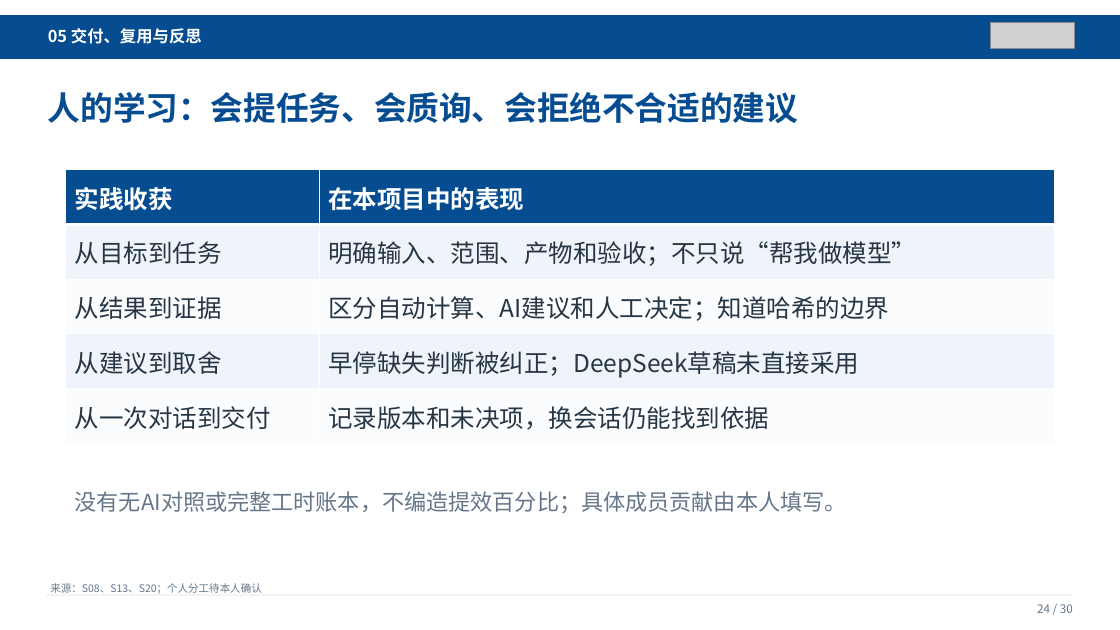
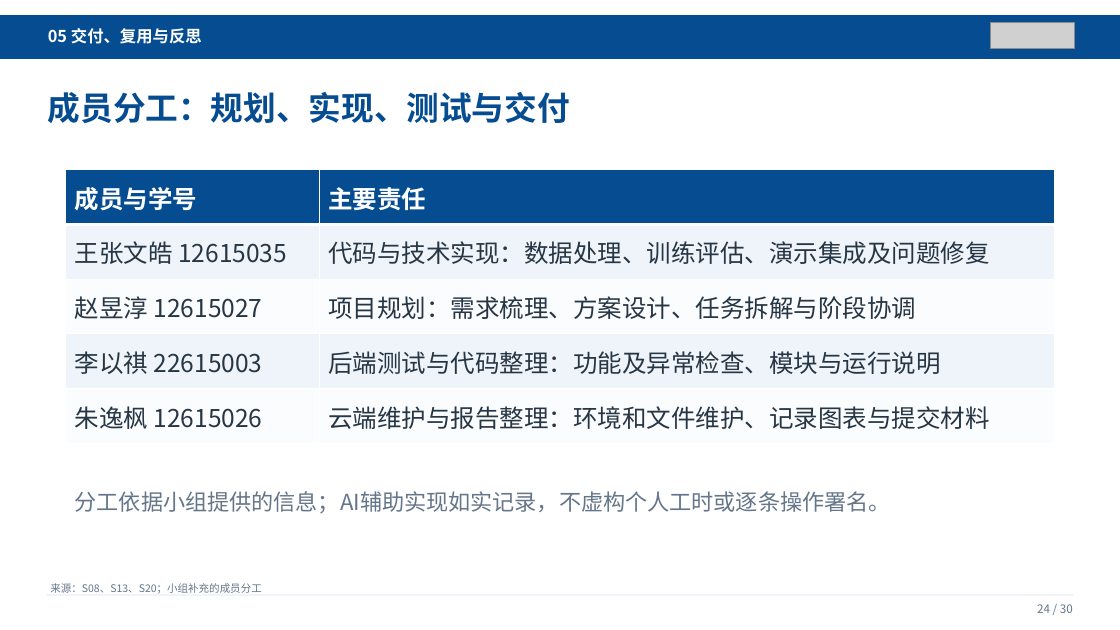
Before and after one commit to Wenhow1/pathmnist-ai-practice-submission, a slide deck: slide 24 of presentation/PathMNIST_AI工程实践汇报_教师提交版.pptx. Drawn at 1120x630 pixels with LibreOffice and Linux fonts; fonts in the diff are those of the drawing; grey boxes stand for pictures. Boxes give left, top, right and bottom in pixels: in the first picture for what was removed or moved away, otherwise in the second. Text is boxed around its words. In the diff, an @@ line names an element or a change of style, - is before the commit and + after.

```diff
--- a/presentation/PathMNIST_AI工程实践汇报_教师提交版.pptx
+++ b/presentation/PathMNIST_AI工程实践汇报_教师提交版.pptx
@@ text at box(48, 92, 570, 123): text changed @@
-人的学习：会提任务、会质询、会拒绝不合适的建议
+成员分工：规划、实现、测试与交付
@@ table at box(66, 170, 1055, 444) @@
-row 1, column 1: 实践收获
+row 1, column 1: 成员与学号
-row 1, column 2: 在本项目中的表现
+row 1, column 2: 主要责任
-row 2, column 1: 从目标到任务
+row 2, column 1: 王张文皓 12615035
-row 2, column 2: 明确输入、范围、产物和验收；不只说“帮我做模型”
+row 2, column 2: 代码与技术实现：数据处理、训练评估、演示集成及问题修复
-row 3, column 1: 从结果到证据
+row 3, column 1: 赵昱淳 12615027
-row 3, column 2: 区分自动计算、AI建议和人工决定；知道哈希的边界
+row 3, column 2: 项目规划：需求梳理、方案设计、任务拆解与阶段协调
-row 4, column 1: 从建议到取舍
+row 4, column 1: 李以祺 22615003
-row 4, column 2: 早停缺失判断被纠正；DeepSeek草稿未直接采用
+row 4, column 2: 后端测试与代码整理：功能及异常检查、模块与运行说明
-row 5, column 1: 从一次对话到交付
+row 5, column 1: 朱逸枫 12615026
-row 5, column 2: 记录版本和未决项，换会话仍能找到依据
+row 5, column 2: 云端维护与报告整理：环境和文件维护、记录图表与提交材料
@@ text at box(75, 491, 891, 513): text changed @@
-没有无AI对照或完整工时账本，不编造提效百分比；具体成员贡献由本人填写。
+分工依据小组提供的信息；AI辅助实现如实记录，不虚构个人工时或逐条操作署名。
@@ text at box(50, 583, 261, 594): text changed @@
-来源：S08、S13、S20；个人分工待本人确认
+来源：S08、S13、S20；小组补充的成员分工
```
Also in this commit, not shown: 5 other slides changed, 41 other files.
